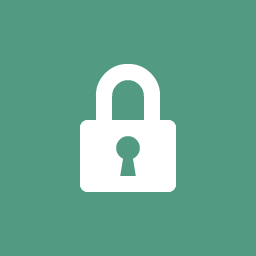
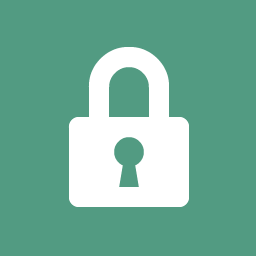
Revision of a layered 256×256 image; what changed, layer by layer:
painted on (unnamed layer) over box(68, 47, 189, 207)
